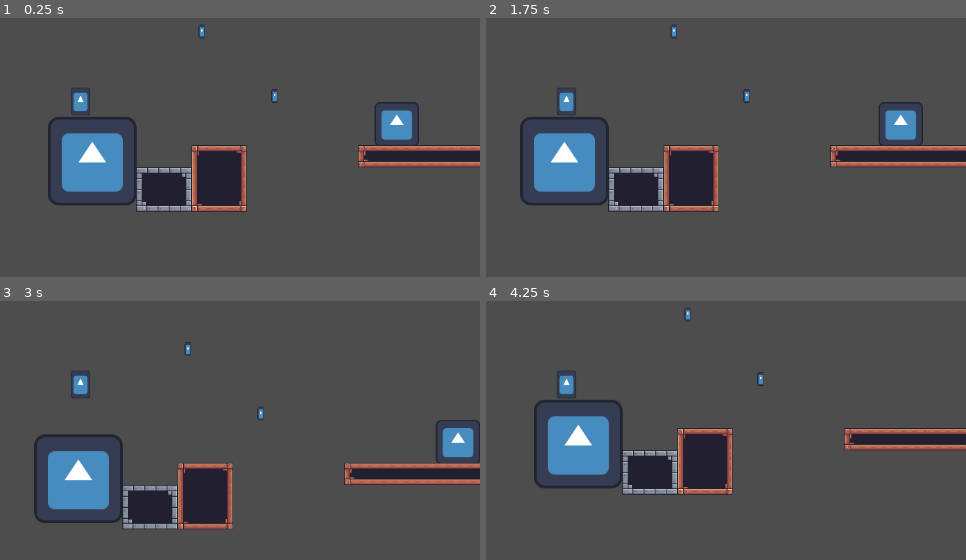
Above: before the commit, frames 1-4 (two rows, left to right).
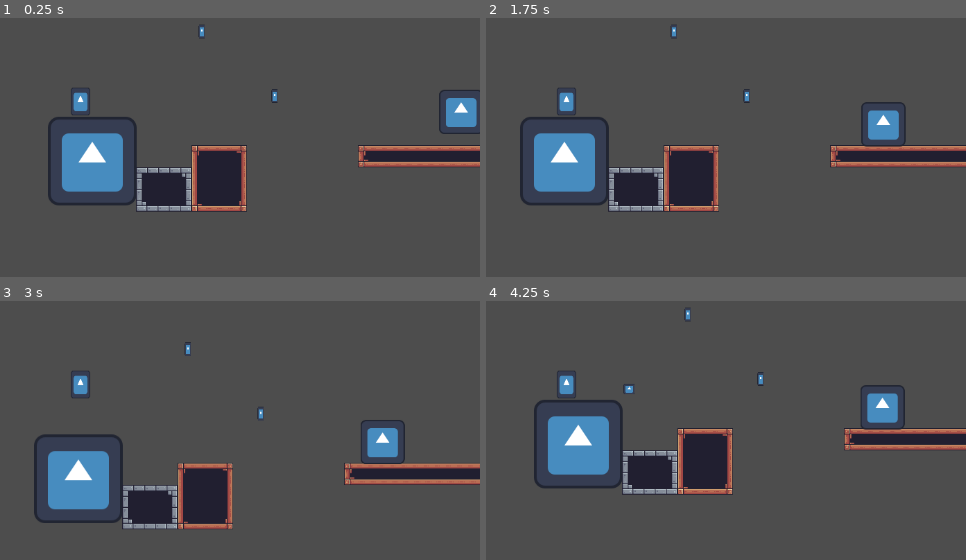
Above: after the commit, the same moments.

Repository: tastifulback/kelompok-2
Game: Godot game, scene res://scenes/main.tscn
The game is run twice, just before and just after one commit, with the same random seed, the same clock (stepped at 60 frames per second) and the same inputs. The engine's default icon, where the game draws it, is replaced by a stand-in: a white triangle on a blue panel in a dark square.
Inputs (mouse positions are in pixels of both pictures, inside the frame that each line leads up to):
- Up to frame 1 (0.25 s): no input
- Up to frame 2 (1.75 s): move the mouse to (759, 95) at 0.52 s; tap A (a) at 0.6 s; tap D (d) at 0.8, 1.35 s; move the mouse to (687, 30) at 1.27 s; tap S (s) at 1.55 s
- Up to frame 3 (3 s): move the mouse to (outside the picture) at 2.02 s; tap S (s) at 2.1 s; tap W (w) at 2.3, 2.85 s; move the mouse to (38, 474) at 2.77 s
- Up to frame 4 (4.25 s): tap A (a) at 3.05, 3.6 s; move the mouse to (807, 451) at 3.52 s; tap D (d) at 3.8 s

The runs differ from the first frame. In frame 1, 1.8% of the frame differs, in the area x 78-100%, y 27-50%; in frame 2, 1.1%; in frame 3, 1.9%, in the area x 75-100%, y 45-63%; in frame 4, 1.0%.

Commit message:
added ranged enemies and then some
fixes in player

Diff:
--- /dev/null
+++ b/code/bullets.gd
@@ -0,0 +1,19 @@
+extends Area2D
+class_name Bullet
+@export var dirr : Vector2
+
+# Called when the node enters the scene tree for the first time.
+func _ready() -> void:
+	var tween= create_tween()
+	tween.set_trans(Tween.TRANS_BOUNCE).set_ease(Tween.EASE_OUT)
+	tween.tween_property(self, "global_position", dirr,0.18 )
+
+
+# Called every frame. 'delta' is the elapsed time since the previous frame.
+func _process(delta: float) -> void:
+	pass
+
+
+func _on_body_entered(body: Node2D) -> void:
+	if  !body is ranged:
+		queue_free()
--- /dev/null
+++ b/code/ranged.gd
@@ -0,0 +1,123 @@
+extends CharacterBody2D
+class_name ranged
+@export var speed := 50.0
+@export var CHASE_SPEED := 300
+@export var ACCELERATION := 300
+
+var GRAVITY : float = ProjectSettings.get_setting("physics/2d/default_gravity")
+
+var direction : Vector2
+var right_bounds : Vector2
+var left_bounds : Vector2
+
+@onready var BULLET = preload("uid://ds8gin3qog4x5")
+@onready var collider
+
+@onready var detect : Area2D = $detection
+@onready var ray_cast_down: RayCast2D = $Sprite2D/RayCastDown
+@onready var ray_cast_wall: RayCast2D = $Sprite2D/RayCastWall
+@onready var sprite_2d: Sprite2D = $Sprite2D
+@onready var reload: Timer = $reload
+@onready var chase: Timer = $chase
+
+enum states {
+	WANDER,
+	CHASE
+}
+
+var current_state = states.WANDER
+
+func _ready():
+	left_bounds = position + Vector2(-125, 0)
+	right_bounds = position + Vector2(125, 0)
+
+func _physics_process(delta: float) -> void:
+	handle_gravity(delta)
+
+	change_direction()
+	handle_movement(delta)
+
+
+func chase_player() -> void:
+	chase.stop()
+	current_state = states.CHASE
+
+func stop_chase() -> void:
+	if chase.time_left <= 0:
+		chase.start()
+
+func handle_movement(delta: float) -> void:
+	if current_state == states.WANDER:
+		velocity = velocity.move_toward(direction * speed, ACCELERATION * delta)
+	else:
+		velocity = velocity.move_toward(Vector2.ZERO * CHASE_SPEED, ACCELERATION * delta)
+	move_and_slide()
+
+func change_direction() -> void:
+	if current_state == states.WANDER:
+		if not ray_cast_down.is_colliding():
+			flip_enemy()
+		if ray_cast_wall.is_colliding():
+			var collider = ray_cast_wall.get_collider()
+			if collider != player:
+				flip_enemy()
+		if sprite_2d.flip_h:
+			direction = Vector2(1, 0)
+		else:
+			direction = Vector2(-1, 0)
+	else:
+
+		direction = (collider.position - position).normalized()
+		direction.x = sign(direction.x)
+		direction.y = 0
+		if direction.x > 0:
+			sprite_2d.flip_h = true
+
+			ray_cast_wall.target_position = Vector2(25, 0)
+			ray_cast_down.position.x = 100
+		else:
+			sprite_2d.flip_h = false
+
+			ray_cast_wall.target_position = Vector2(-25, 0)
+			ray_cast_down.position.x = -100
+		if reload.is_stopped():
+			bulletspawn()
+			reload.start()
+
+func flip_enemy():
+	sprite_2d.flip_h = !sprite_2d.flip_h
+	if sprite_2d.flip_h:
+
+		ray_cast_wall.target_position = Vector2(25, 0)
+		ray_cast_down.position.x = 100
+	else:
+
+		ray_cast_wall.target_position = Vector2(-25, 0)
+		ray_cast_down.position.x = -100
+
+func handle_gravity(delta: float) -> void:
+	if not is_on_floor():
+		velocity.y += GRAVITY * delta
+
+func bulletspawn() -> void:
+	var bull : Bullet = BULLET.instantiate()
+	bull.position = self.position
+	bull.dirr = collider.position
+	get_parent().add_child(bull)
+
+
+
+func _on_chase_timeout() -> void:
+	current_state = states.WANDER
+
+
+func _on_detection_body_entered(body: Node2D) -> void:
+	if body is player:
+		collider = body
+		chase_player()
+
+
+
+func _on_detection_body_exited(body: Node2D) -> void:
+	if body is player:
+		stop_chase()
--- /dev/null
+++ b/scenes/bullets.tscn
@@ -0,0 +1,21 @@
+[gd_scene format=3 uid="uid://ds8gin3qog4x5"]
+
+[ext_resource type="Script" uid="uid://dkad1ekamgurq" path="res://code/bullets.gd" id="1_atg88"]
+[ext_resource type="Texture2D" uid="uid://cnfeweppdkth1" path="res://assets/spriites/icon.svg" id="1_l4li6"]
+
+[sub_resource type="RectangleShape2D" id="RectangleShape2D_atg88"]
+size = Vector2(18, 17)
+
+[node name="Area2D" type="Area2D" unique_id=78245992]
+script = ExtResource("1_atg88")
+
+[node name="CollisionShape2D" type="CollisionShape2D" parent="." unique_id=863857649]
+position = Vector2(0, -0.5)
+shape = SubResource("RectangleShape2D_atg88")
+
+[node name="Sprite2D" type="Sprite2D" parent="." unique_id=43230983]
+position = Vector2(-3.8146973e-06, -3.8146973e-06)
+scale = Vector2(0.125, 0.117187515)
+texture = ExtResource("1_l4li6")
+
+[connection signal="body_entered" from="." to="." method="_on_body_entered"]
--- a/scenes/enemy.tscn
+++ b/scenes/enemy.tscn
@@ -29,7 +29,7 @@
 target_position = Vector2(13.84, 0)
 
 [node name="chase" type="Timer" parent="." unique_id=960501251]
-wait_time = 7.269
+wait_time = 7.5
 one_shot = true
 
 [node name="waittimer" type="Timer" parent="." unique_id=1833017026]
--- a/scenes/main.tscn
+++ b/scenes/main.tscn
@@ -5,7 +5,7 @@
 [ext_resource type="PackedScene" uid="uid://bwgiolrkbsuet" path="res://scenes/area_2d.tscn" id="4_jyhfs"]
 [ext_resource type="Texture2D" uid="uid://p31eexgivsvm" path="res://assets/spriites/Free/Terrain/Terrain (16x16).png" id="5_tbgi4"]
 [ext_resource type="Script" uid="uid://cj3gi1vpqw0cg" path="res://code/tile_map_layer.gd" id="5_tefeu"]
-[ext_resource type="PackedScene" uid="uid://dj8qs3qhhcy0f" path="res://scenes/enemy.tscn" id="6_tefeu"]
+[ext_resource type="PackedScene" uid="uid://cbfy84vbtq0nd" path="res://scenes/ranged.tscn" id="6_tefeu"]
 
 [sub_resource type="TileSetAtlasSource" id="TileSetAtlasSource_tefeu"]
 texture = ExtResource("5_tbgi4")
@@ -290,10 +290,10 @@
 [node name="Area2D" parent="." unique_id=1174977033 instance=ExtResource("4_jyhfs")]
 position = Vector2(303, 124)
 
-[node name="enemy" parent="." unique_id=1698964350 instance=ExtResource("6_tefeu")]
-position = Vector2(591, 259)
-
 [node name="TileMapLayer" type="TileMapLayer" parent="." unique_id=584650866]
 tile_map_data = PackedByteArray("AAANABQAAAAAAAAAAAAOABQAAAABAAAAAAAPABQAAAABAAAAAAAQABQAAAABAAAAAAARABQAAAACAAAAAAANAB …(2288 unchanged characters)…
 tile_set = SubResource("TileSet_o6xl0")
 script = ExtResource("5_tefeu")
+
+[node name="enemy" parent="." unique_id=1698964350 instance=ExtResource("6_tefeu")]
+position = Vector2(680, 215)
--- a/scenes/player.tscn
+++ b/scenes/player.tscn
@@ -5,9 +5,6 @@
 
 [sub_resource type="RectangleShape2D" id="RectangleShape2D_dqkch"]
 size = Vector2(28, 40)
-
-[sub_resource type="RectangleShape2D" id="RectangleShape2D_g2els"]
-size = Vector2(29, 39)
 
 [node name="player" type="CharacterBody2D" unique_id=1879648505]
 script = ExtResource("1_g2els")
@@ -19,12 +16,6 @@
 [node name="CollisionShape2D" type="CollisionShape2D" parent="." unique_id=1181278723]
 shape = SubResource("RectangleShape2D_dqkch")
 
-[node name="detected_area" type="Area2D" parent="." unique_id=74633699]
-
-[node name="detected" type="CollisionShape2D" parent="detected_area" unique_id=283577417]
-position = Vector2(0.5, 0.5)
-shape = SubResource("RectangleShape2D_g2els")
-
 [node name="Camera2D" type="Camera2D" parent="." unique_id=912547688]
 
 [node name="reloadTime" type="Timer" parent="." unique_id=295764854]
--- /dev/null
+++ b/scenes/ranged.tscn
@@ -0,0 +1,46 @@
+[gd_scene format=3 uid="uid://cbfy84vbtq0nd"]
+
+[ext_resource type="Script" uid="uid://cvr32jsnx21x8" path="res://code/ranged.gd" id="1_lp0c3"]
+[ext_resource type="Texture2D" uid="uid://cnfeweppdkth1" path="res://assets/spriites/icon.svg" id="2_ihxqk"]
+
+[sub_resource type="RectangleShape2D" id="RectangleShape2D_md0e3"]
+
+[sub_resource type="RectangleShape2D" id="RectangleShape2D_ihxqk"]
+size = Vector2(832, 619)
+
+[node name="enemy" type="CharacterBody2D" unique_id=1698964350]
+script = ExtResource("1_lp0c3")
+
+[node name="CollisionShape2D" type="CollisionShape2D" parent="." unique_id=514605621]
+scale = Vector2(3, 3)
+shape = SubResource("RectangleShape2D_md0e3")
+
+[node name="Sprite2D" type="Sprite2D" parent="." unique_id=1575937655]
+scale = Vector2(0.5, 0.5)
+texture = ExtResource("2_ihxqk")
+
+[node name="RayCastDown" type="RayCast2D" parent="Sprite2D" unique_id=9933941]
+position = Vector2(66.00001, 0)
+scale = Vector2(3, 3)
+
+[node name="RayCastWall" type="RayCast2D" parent="Sprite2D" unique_id=227950600]
+scale = Vector2(9, 9)
+target_position = Vector2(13.84, 0)
+
+[node name="chase" type="Timer" parent="." unique_id=960501251]
+wait_time = 7.5
+one_shot = true
+
+[node name="reload" type="Timer" parent="." unique_id=1126361454]
+wait_time = 0.5
+one_shot = true
+
+[node name="detection" type="Area2D" parent="." unique_id=496967204]
+
+[node name="CollisionShape2D" type="CollisionShape2D" parent="detection" unique_id=1561675311]
+position = Vector2(-10, -0.5)
+shape = SubResource("RectangleShape2D_ihxqk")
+
+[connection signal="timeout" from="chase" to="." method="_on_chase_timeout"]
+[connection signal="body_entered" from="detection" to="." method="_on_detection_body_entered"]
+[connection signal="body_exited" from="detection" to="." method="_on_detection_body_exited"]
Not shown, added: code/bullets.gd.uid
Not shown, added: code/ranged.gd.uid
